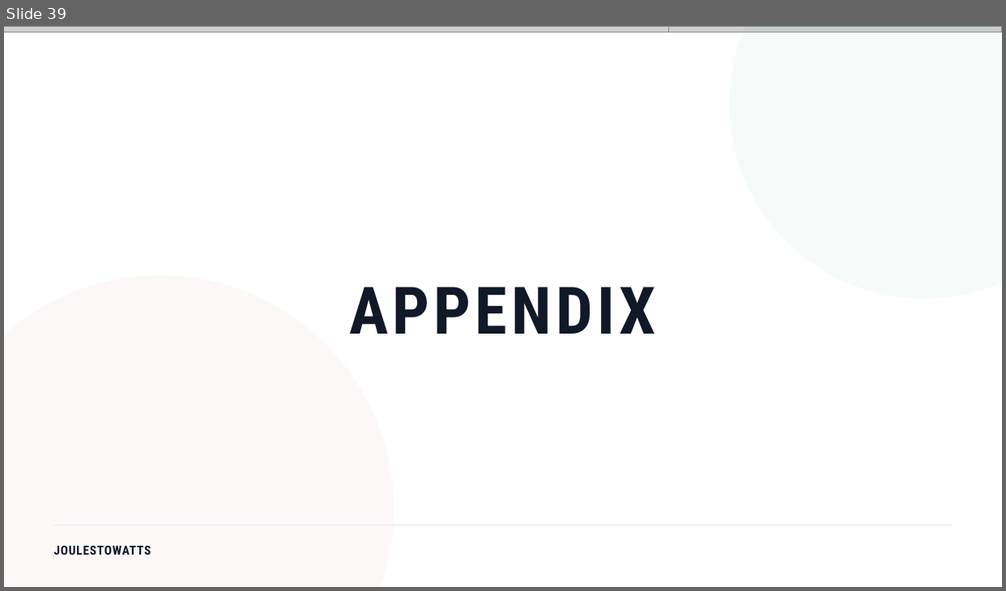
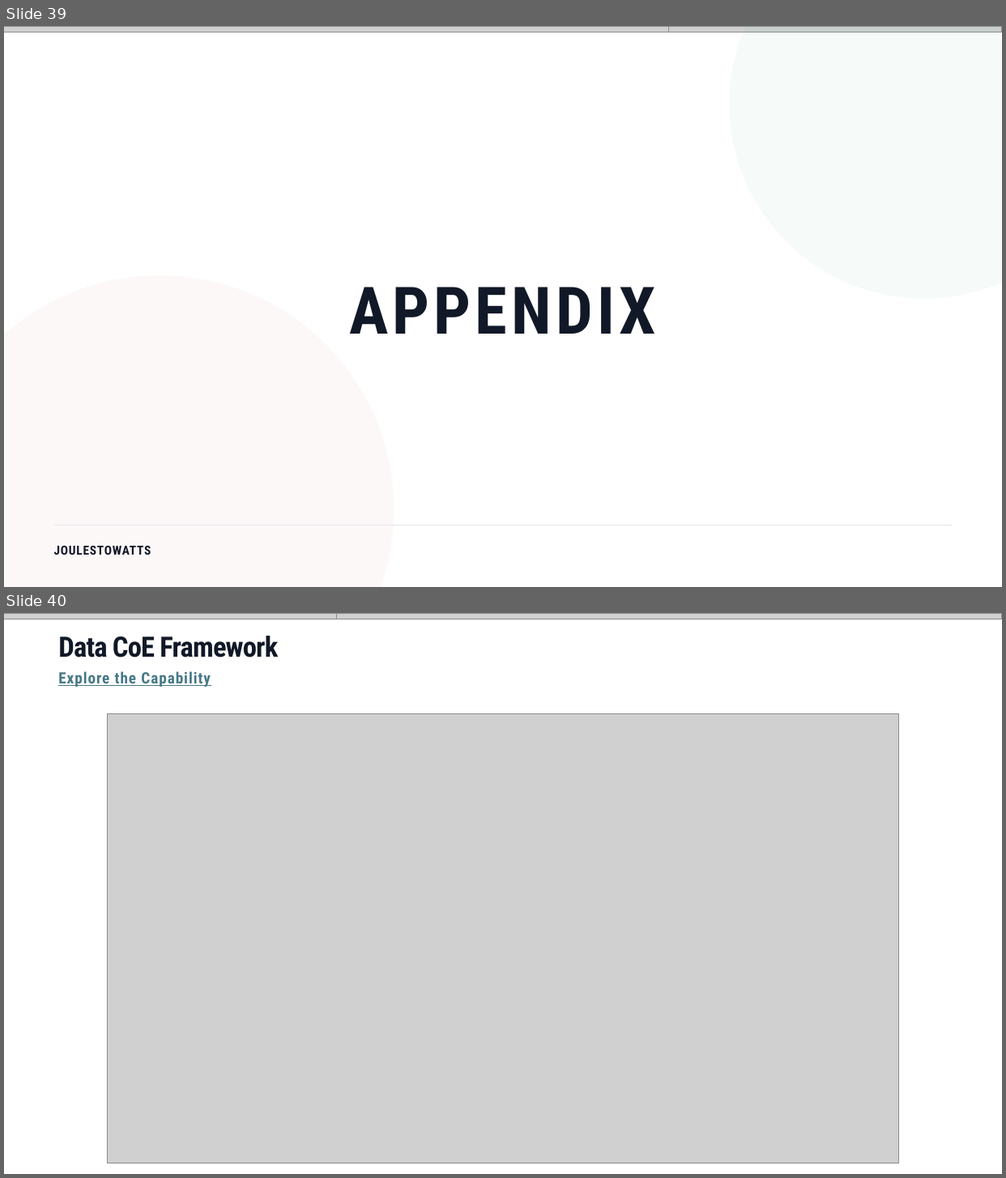
Before and after one commit to athu07/Deck-Engine, a slide deck: data/decks/WORKING_COPY_Master_Deck.pptx. Shown one above the other, each under a label of ours: slide 39 before the commit, slides 39 and 40 after it. The pictures are 1006x591 and 1006x1178 pixels, drawn with LibreOffice and Linux fonts; fonts in the diff are those of the drawing; grey boxes stand for pictures; background and template pictures are left out. Boxes give left, top, right and bottom in pixels: in the first picture for what was removed or moved away, otherwise in the second. Text is boxed around its words. In the diff, an @@ line names an element or a change of style, - is before the commit and + after.

```diff
--- a/data/decks/WORKING_COPY_Master_Deck.pptx
+++ b/data/decks/WORKING_COPY_Master_Deck.pptx
@@ slide 40 added at bbox=[4, 613, 1002, 1174], background #FFFFFF @@
@@ picture added at bbox=[4, 613, 336, 619] @@
@@ text added at bbox=[58, 636, 278, 658], 27 pt, text #111827, bold @@
+Data CoE Framework
@@ picture added at bbox=[336, 613, 1002, 619] @@
@@ text added at bbox=[58, 671, 211, 687], 15 pt, text #467886, bold, underline @@
+Explore the Capability
@@ picture added at bbox=[108, 714, 898, 1163] @@
```
Also in this commit, not shown: 1 slide removed, 25 other files.
